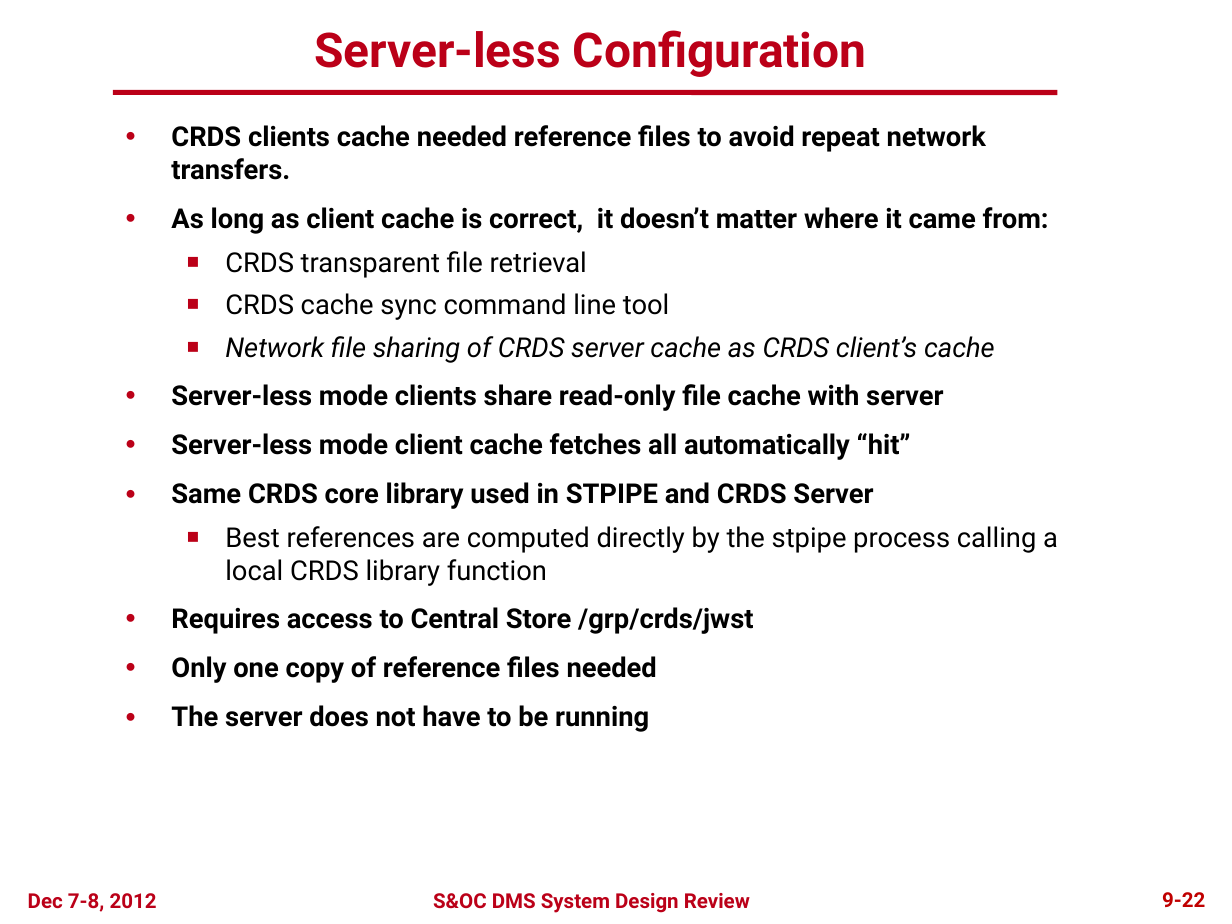
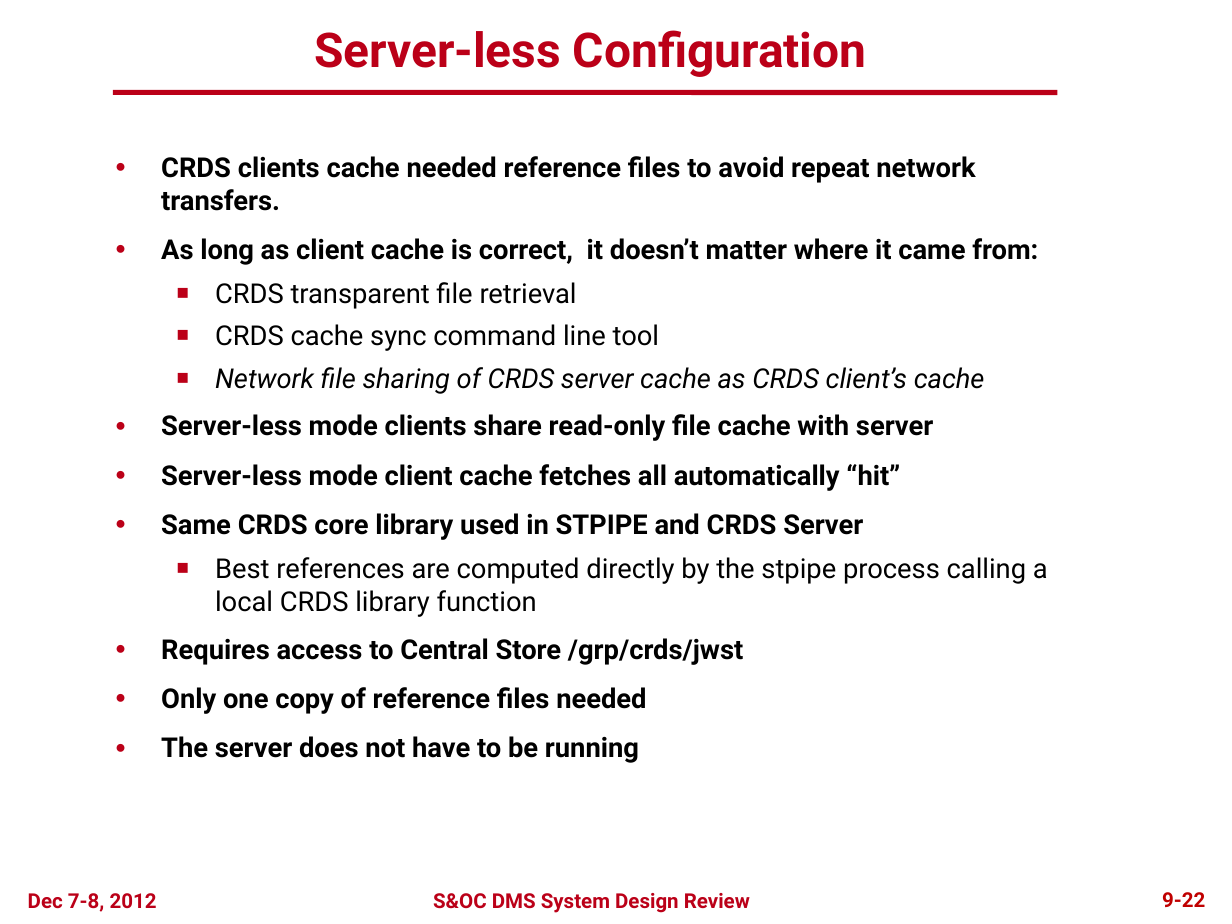
Before and after one commit to spacetelescope/crds, a slide deck: slide 21 of docs/DMS_SDR2_09_CRDS_final.pptx. Drawn at 1232x924 pixels with LibreOffice and Linux fonts; fonts in the diff are those of the drawing; background and template pictures are left out. Boxes give left, top, right and bottom in pixels: in the first picture for what was removed or moved away, otherwise in the second. Text is boxed around its words. In the diff, an @@ line names an element or a change of style, - is before the commit and + after.

```diff
--- a/docs/DMS_SDR2_09_CRDS_final.pptx
+++ b/docs/DMS_SDR2_09_CRDS_final.pptx
@@ text "CRDS clients cache needed reference ...": place and size @@
-text "CRDS clients cache needed reference ..." at bbox=[171, 125, 1058, 683]
+text "CRDS clients cache needed reference ..." at bbox=[161, 156, 1048, 714]
```
Also in this commit, not shown: 13 other slides changed.
